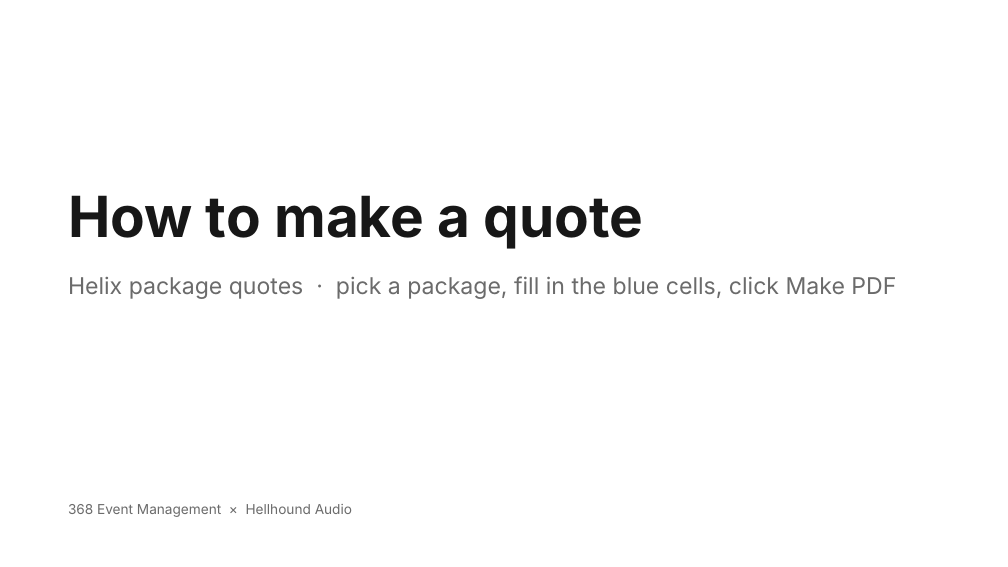
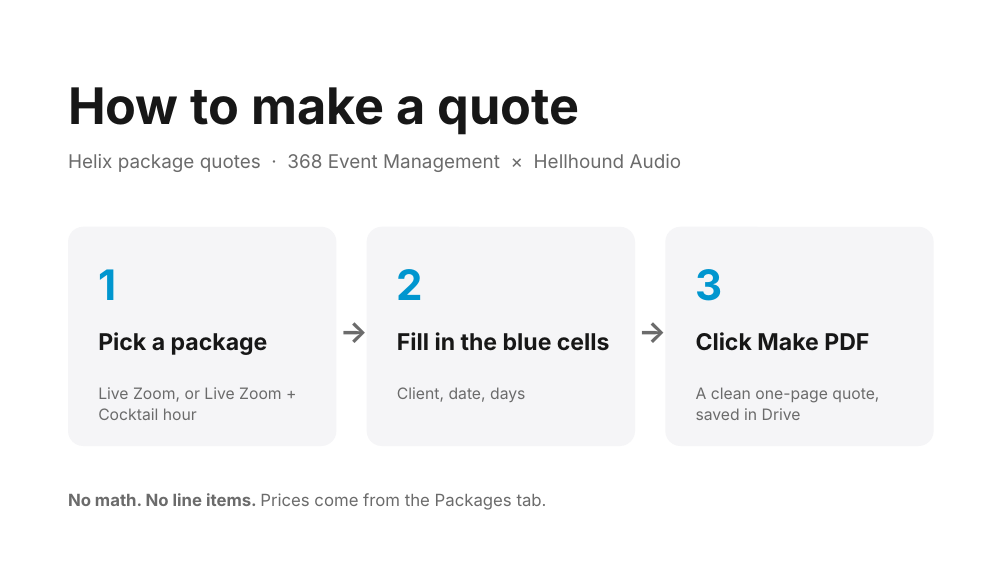
Before and after one commit to juandangooo/ok, a slide deck: slide 1 of one-pager/guide/How-to-Make-a-Quote.pptx. Drawn at 1008x567 pixels with LibreOffice and Linux fonts; fonts in the diff are those of the drawing. Boxes give left, top, right and bottom in pixels: in the first picture for what was removed or moved away, otherwise in the second. Text is boxed around its words. In the diff, an @@ line names an element or a change of style, - is before the commit and + after.

```diff
--- a/one-pager/guide/How-to-Make-a-Quote.pptx
+++ b/one-pager/guide/How-to-Make-a-Quote.pptx
@@ text "How to make a quote": place and size @@
-text "How to make a quote" at [68,195,644,249]
+text "How to make a quote" at [68,87,580,135]
@@ text "How to make a quote" at [68,87,580,135]: size 54 to 48 pt @@
@@ text at [68,154,682,172]: text changed; size 22 to 18 pt @@
-Helix package quotes · pick a package, fill in the blue cells, click Make PDF
+Helix package quotes · 368 Event Management × Hellhound Audio
@@ rounded rectangle added at [68,227,337,446], fill #F5F5F7 @@
@@ rounded rectangle added at [367,227,635,446], fill #F5F5F7 @@
@@ rounded rectangle added at [665,227,934,446], fill #F5F5F7 @@
@@ text added at [98,269,116,300], 40 pt, text #0096CF, bold @@
+1
@@ text added at [397,269,423,300], 40 pt, text #0096CF, bold @@
+2
@@ text added at [696,269,723,301], 40 pt, text #0096CF, bold @@
+3
@@ text added at [339,310,369,355], 28 pt, text #6B6B6B, bold @@
+→
@@ text added at [637,310,668,355], 28 pt, text #6B6B6B, bold @@
+→
@@ text added at [98,332,268,355], 22 pt, text #171717, bold @@
+Pick a package
@@ text added at [397,332,610,351], 22 pt, text #171717, bold @@
+Fill in the blue cells
@@ text added at [696,332,869,351], 22 pt, text #171717, bold @@
+Click Make PDF
@@ text added at [98,387,282,420], 15 pt, text #6B6B6B @@
+Live Zoom, or Live Zoom + Cocktail hour
@@ text added at [397,387,525,402], 15 pt, text #6B6B6B @@
+Client, date, days
@@ text added at [696,387,879,420], 15 pt, text #6B6B6B @@
+A clean one-page quote, saved in Drive
@@ text removed at [68,504,352,517] @@
-368 Event Management × Hellhound Audio
@@ text added at [68,493,547,510], 16 pt, text #6B6B6B @@
+No math. No line items. Prices come from the Packages tab.
```
Also in this commit, not shown: 2 other slides changed, 3 slides added, 11 slides removed, 19 other files.
